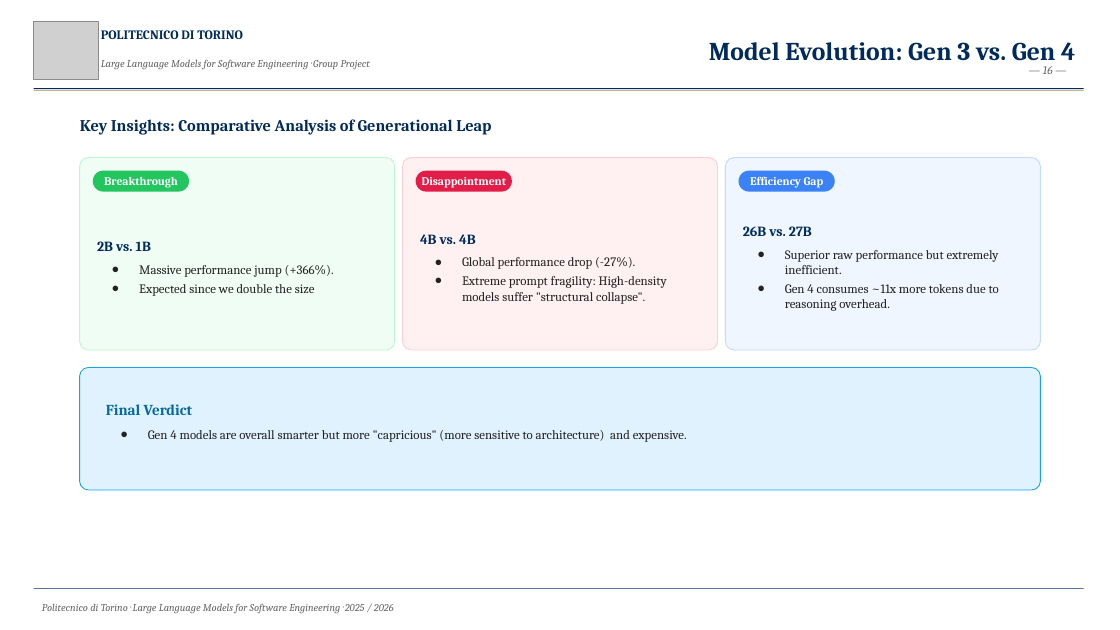
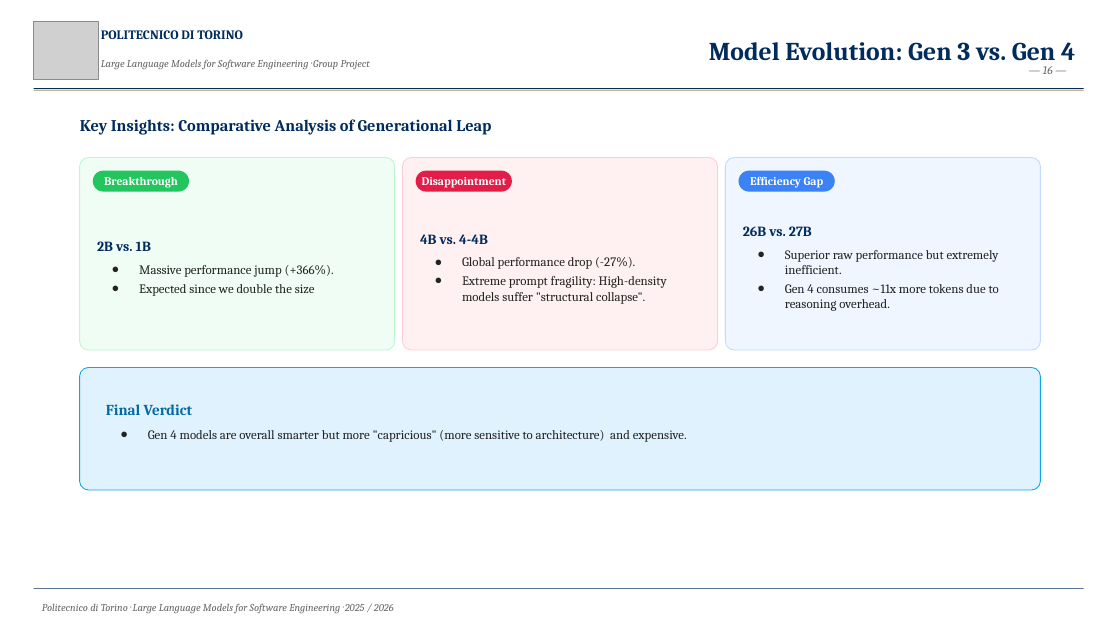
Before and after one commit to LLMProjectPolito/LLMProject, a slide deck: slide 16 of report/presentation.pptx. Drawn at 1120x630 pixels with LibreOffice and Linux fonts; fonts in the diff are those of the drawing; grey boxes stand for pictures. Boxes give left, top, right and bottom in pixels: in the first picture for what was removed or moved away, otherwise in the second. Text is boxed around its words. In the diff, an @@ line names an element or a change of style, - is before the commit and + after.

```diff
--- a/report/presentation.pptx
+++ b/report/presentation.pptx
@@ text at (x1=420, y1=234, x2=488, y2=244): text changed @@
-4B vs. 4B
+4B vs. 4-4B
```
Also in this commit, not shown: 10 other slides changed, 2 other files.
